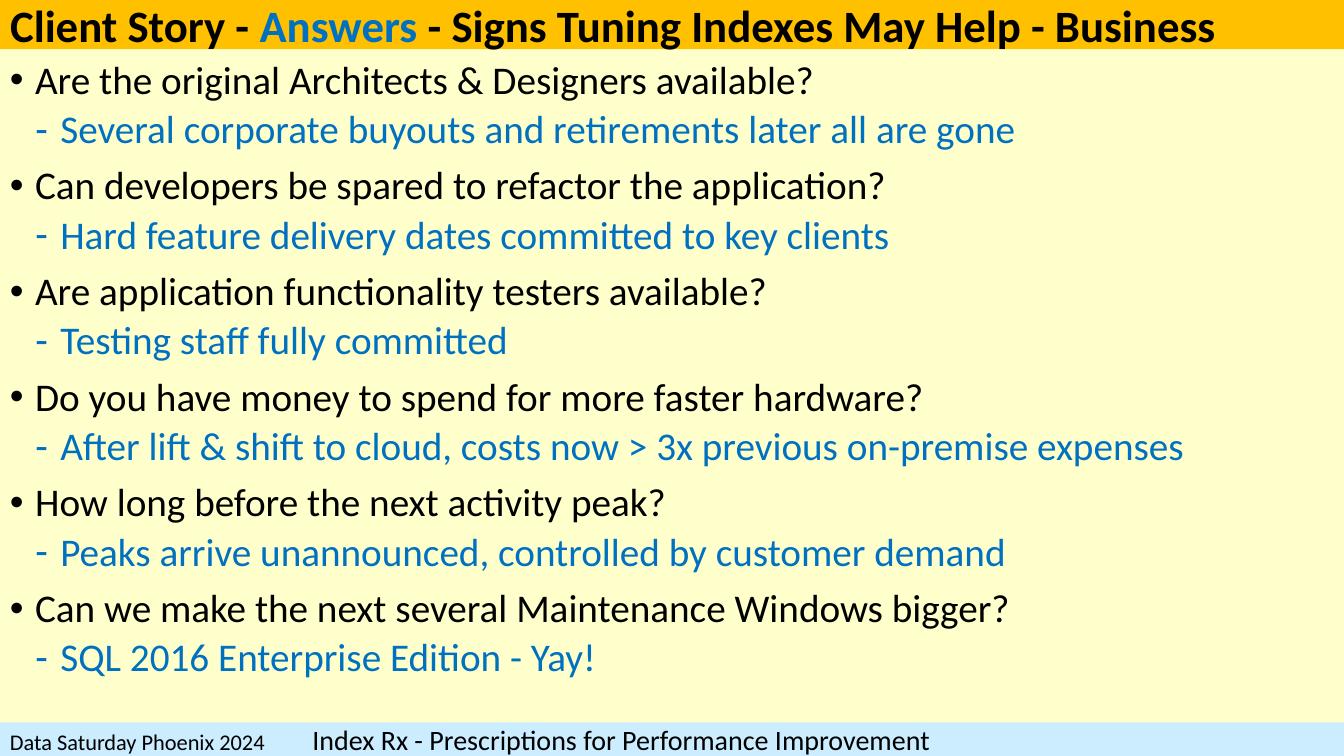
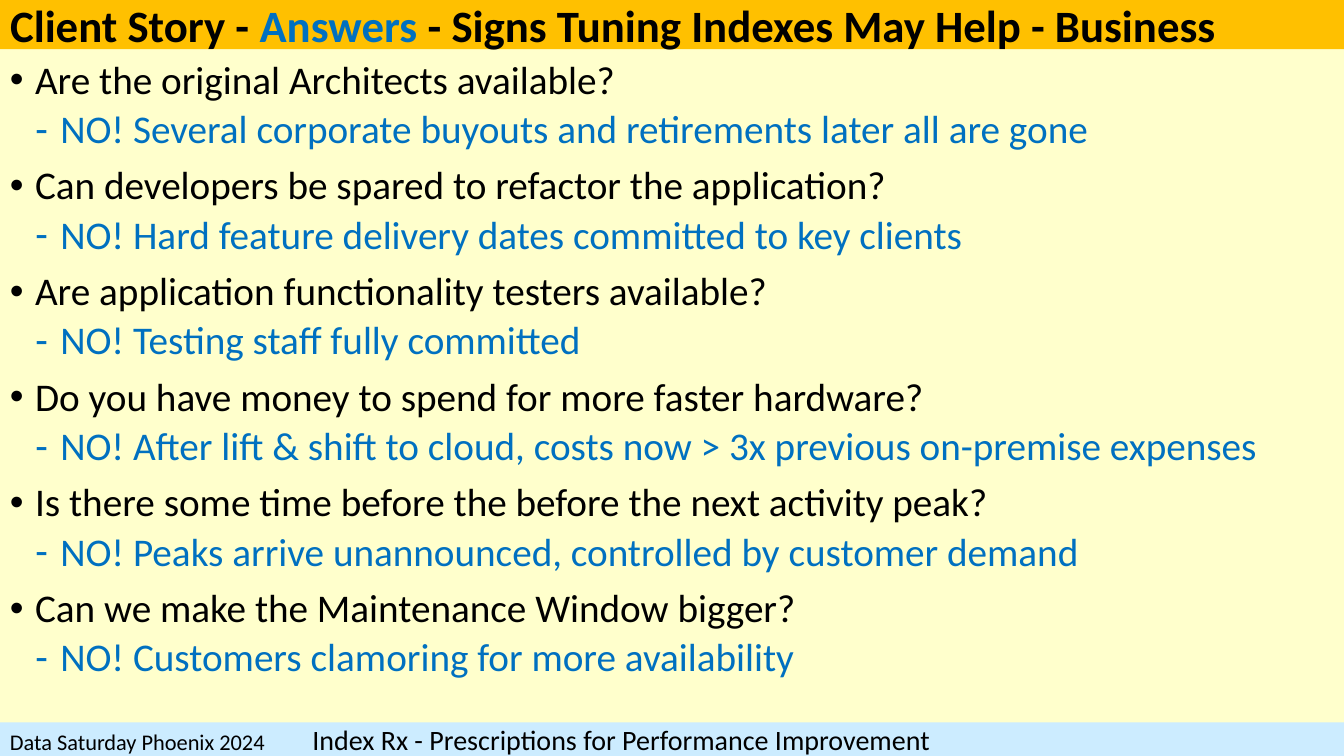
Before and after one commit to SQLXL/SQLXL, a slide deck: slide 7 of SQLXL_Index.pptx (slide 10 before the commit). Drawn at 1344x756 pixels with LibreOffice and Linux fonts; fonts in the diff are those of the drawing. Boxes give left, top, right and bottom in pixels: in the first picture for what was removed or moved away, otherwise in the second. Text is boxed around its words. In the diff, an @@ line names an element or a change of style, - is before the commit and + after.

```diff
--- a/SQLXL_Index.pptx
+++ b/SQLXL_Index.pptx
@@ text at (35,66,1088,150): text changed @@
-• Are the original Architects & Designers available?
-  ‐ Several corporate buyouts and retirements later all are gone
+• Are the original Architects available?
+  ‐ NO! Several corporate buyouts and retirements later all are gone
@@ text at (60,221,962,256): text changed @@
-  ‐ Hard feature delivery dates committed to key clients
+  ‐ NO! Hard feature delivery dates committed to key clients
@@ text at (60,326,581,361): text changed @@
-  ‐ Testing staff fully committed
+  ‐ NO! Testing staff fully committed
@@ text at (35,432,1257,678): text changed @@
-  ‐ After lift & shift to cloud, costs now > 3x previous on-premise expenses
-• How long before the next activity peak?
-  ‐ Peaks arrive unannounced, controlled by customer demand
-• Can we make the next several Maintenance Windows bigger?
-  ‐ SQL 2016 Enterprise Edition - Yay!
+  ‐ NO! After lift & shift to cloud, costs now > 3x previous on-premise expenses
+• Is there some time before the before the next activity peak?
+  ‐ NO! Peaks arrive unannounced, controlled by customer demand
+• Can we make the Maintenance Window bigger?
+  ‐ NO! Customers clamoring for more availability
```
Also in this commit, not shown: 44 other slides changed, 1 slide added, 10 slides removed, 1 other file.
